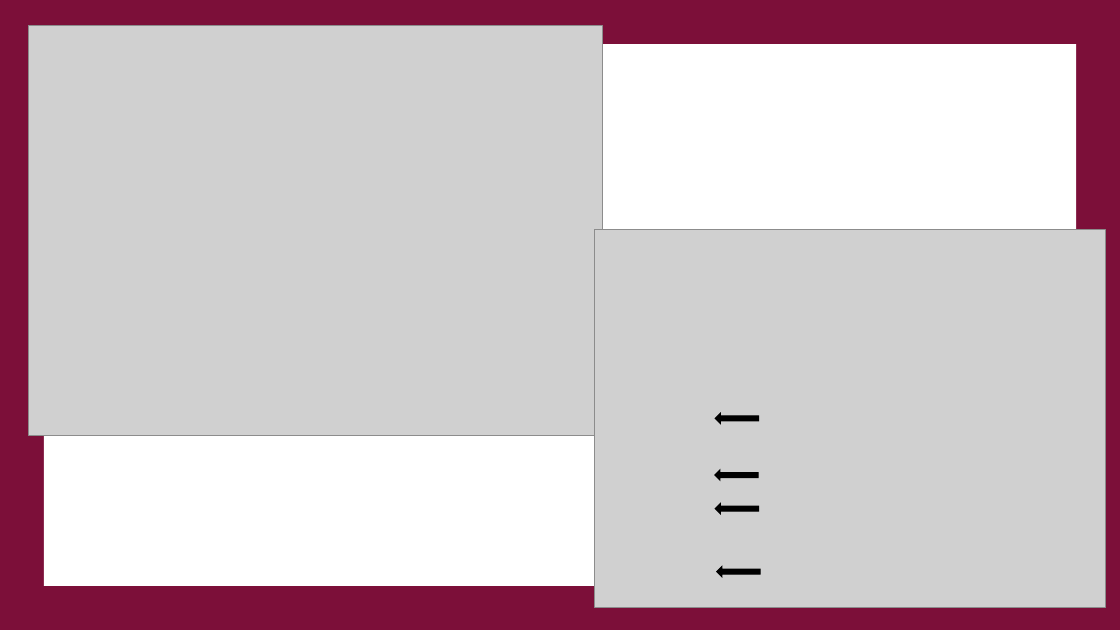
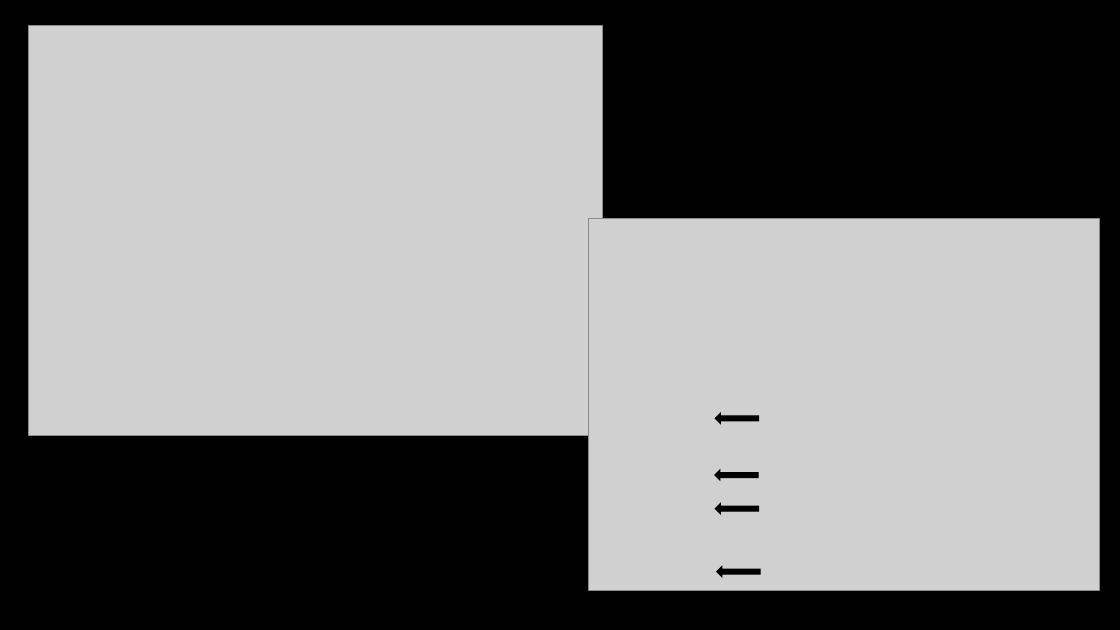
Before and after one commit to galena100/Transform2020, a slide deck: slide 5 of Presentation/4MinSpeech.pptx. Drawn at 1120x630 pixels with LibreOffice and Linux fonts; fonts in the diff are those of the drawing; grey boxes stand for pictures. Boxes give left, top, right and bottom in pixels: in the first picture for what was removed or moved away, otherwise in the second. Text is boxed around its words. In the diff, an @@ line names an element or a change of style, - is before the commit and + after.

```diff
--- a/Presentation/4MinSpeech.pptx
+++ b/Presentation/4MinSpeech.pptx
@@ background #FFFFFF to #000000 @@
@@ rectangle removed at bbox=[0, 0, 1120, 630] @@
@@ rectangle removed at bbox=[44, 45, 1076, 586] @@
@@ picture: place and size @@
-picture at bbox=[595, 230, 1105, 608]
+picture at bbox=[589, 218, 1099, 591]
```
Also in this commit, not shown: 3 other slides changed, 3 slides added, 3 slides removed, 1 other file.
